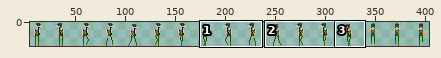
Two states of a sprite sheet, assets/data/armor.png. The picture above shows the old version from afar; the outline marks the close-up.
Close-up. As it was:
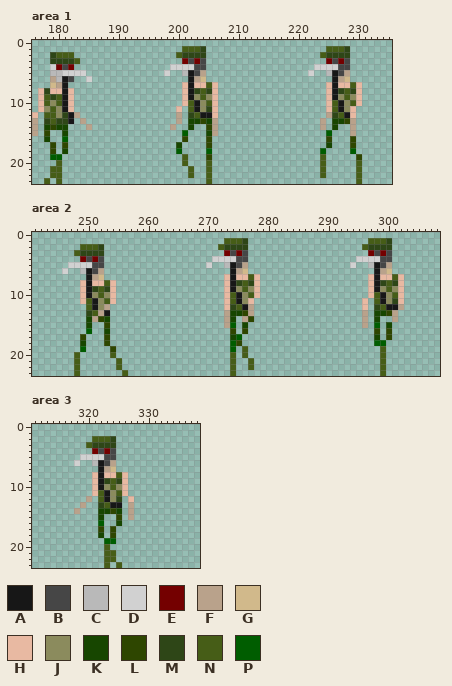
The file is 408x24 pixels. Shown: area 1: x 176..235, y 0..23; area 2: x 241..308, y 0..23; area 3: x 311..338, y 0..23. The wide view leaves out empty margins. The commit also changed other parts of the picture, which this record leaves out.
Palette (. is transparent): A #171717  B #464646  C #b9b9b9  D #d1d1d1  E #740000  F #b9a28b  G #d1b98b  H #e8b9a2  J #8b8b5d  K #174600  L #2e4600  M #2e4617  N #465d17  P #005d00
New version:
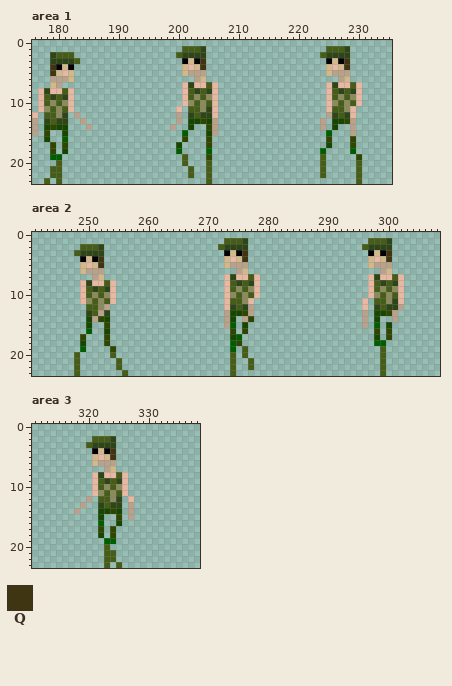
Colours new in this view: Q #3f3513
The edit:
@@ palette @@
-E #740000
+E #000000
--- area 1
@@ x 176..235 @@
  2 ...MNNN.................NMMMM...................NMMMM.......
- 3 ...MMMMN.................EBEB....................EBEB.......
- 4 ...DEBE................DDDDBB..................DDDDBB.......
- 5 ...CCDDDD.............D..CABF.................D..CABF.......
- 6 ...FCAB..D................AFG.....................AFG.......
- 7 ...GFA...................HAHHNH..................HAHHNH.....
- 8 .HMHHAH..................HAMNMH..................HAMNMH.....
- 9 .HNMNAH..................HAJNJH..................HAJNJH.....
-10 .HNJNAH..................HNAJNH..................HNAJNH.....
-11 .HJNJAH.................H.NAJMH..................HNAJH......
-12 H.NNJMAF................F.MNAAH..................FMNAH......
-13 F.MNMMA.F...............F.KKLKF.................F.KKLF......
+ 3 ...MMMMN.................EGEQ....................EGEQ.......
+ 4 ...QEGE..................GHGQ....................GHGQ.......
+ 5 ...QGHG..................GFFF....................GFFF.......
+ 6 ...FFFG....................FG......................FG.......
+ 7 ...GF....................HMHHNH..................HMHHNH.....
+ 8 .HMHHNH..................HNMNMH..................HNMNMH.....
+ 9 .HNMNMH..................HNJNJH..................HNJNJH.....
+10 .HNJNJH..................HJNJNH..................HJNJNH.....
+11 .HJNJNH.................H.NNJMH..................HNNJH......
+12 H.NNJM.F................F.MNMMH..................FMNMH......
+13 F.MNMM..F...............F.KKLKF.................F.KKLF......
 14 F.KLKK...F.............F..K..LF.................F.K..F......
--- area 2
@@ x 241..308 @@
  2 ........NNNM...................NMMMM...................NMMMM........
- 3 .......NMMMM....................EBEB....................EBEB........
- 4 ........EBEB..................DDDDBB..................DDDDBB........
- 5 ......DDDDBB.................D..CABF.................D..CABF........
- 6 .....D..CABF.....................AFG.....................AFG........
- 7 .........AFG....................HAHHNH..................HAHHNH......
- 8 ........HAHHNH..................HAMNMH..................HAMNMH......
- 9 ........HAMNMH..................HAJNJH..................HAJNJH......
-10 ........HAJNJH..................HNAJNH..................HNAJNH......
-11 ........HNAJNH..................HNAJH..................H.NAJMH......
-12 .........NAJF...................HMNAF..................H.MNAAF......
-13 .........MNFA...................FKKLF..................F.KKLF.......
+ 3 .......NMMMM....................EGEQ....................EGEQ........
+ 4 ........EGEQ....................GHGQ....................GHGQ........
+ 5 ........GHGQ....................GFFF....................GFFF........
+ 6 ........GFFF......................FG......................FG........
+ 7 ..........FG....................HMHHNH..................HMHHNH......
+ 8 ........HMHHNH..................HNMNMH..................HNMNMH......
+ 9 ........HNMNMH..................HNJNJH..................HNJNJH......
+10 ........HNJNJH..................HJNJNH..................HJNJNH......
+11 ........HJNJNH..................HNNJH..................H.NNJMH......
+12 .........NNJF...................HMNMF..................H.MNMMF......
+13 .........MNFM...................FKKLF..................F.KKLF.......
 14 .........KFLK...................FK.FL..................F.K..F.......
--- area 3
@@ x 316..327 @@
  3 ....NMMMM...
- 4 .....EBEB...
- 5 ...DDDDBB...
- 6 ..D..CABF...
- 7 ......AFG...
- 8 .....HAHHNH.
- 9 .....HAMNMH.
-10 .....HAJNJH.
-11 .....HNAJNH.
-12 ....F.NAJM.H
-13 ...F..MNAA.F
+ 4 .....EGEQ...
+ 5 .....GHGQ...
+ 6 .....GFFF...
+ 7 .......FG...
+ 8 .....HMHHNH.
+ 9 .....HNMNMH.
+10 .....HNJNJH.
+11 .....HJNJNH.
+12 ....F.NNJM.H
+13 ...F..MNMM.F
 14 ..F...KKLK.F
Changed places in both close-ups, as pixel boxes (x1, y1, x2, y2):
changed: (164, 58, 212, 118)
changed: (308, 58, 350, 118)
changed: (50, 64, 92, 124)
changed: (206, 250, 248, 310)
changed: (350, 250, 398, 310)
changed: (62, 256, 110, 316)
changed: (74, 448, 122, 508)
